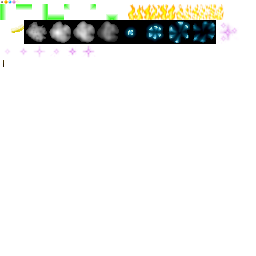
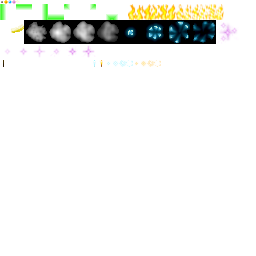
Layer changes from the first w=256, h=256 image to the second:
painted on "Background" over [93, 60, 161, 67]
